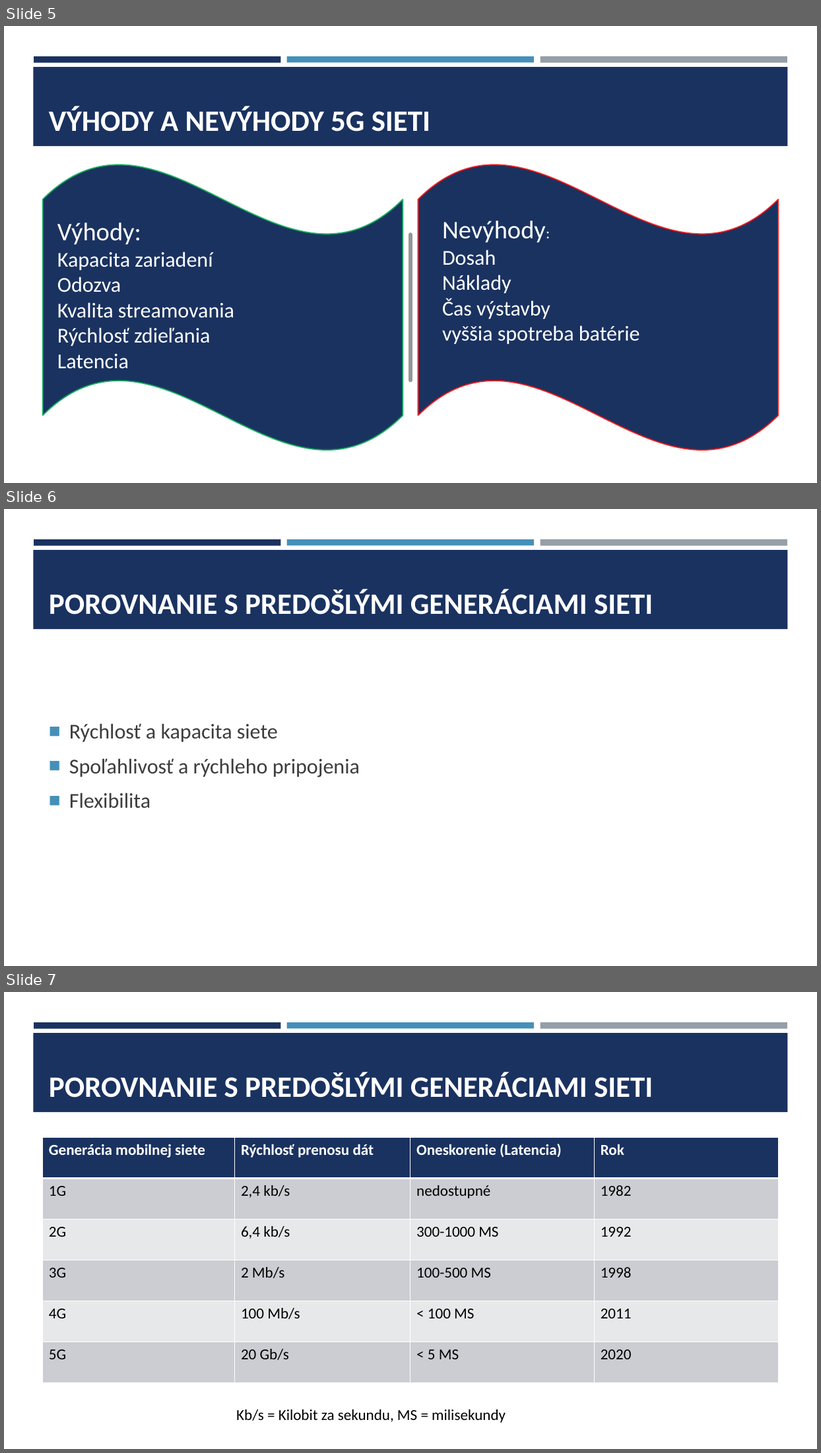
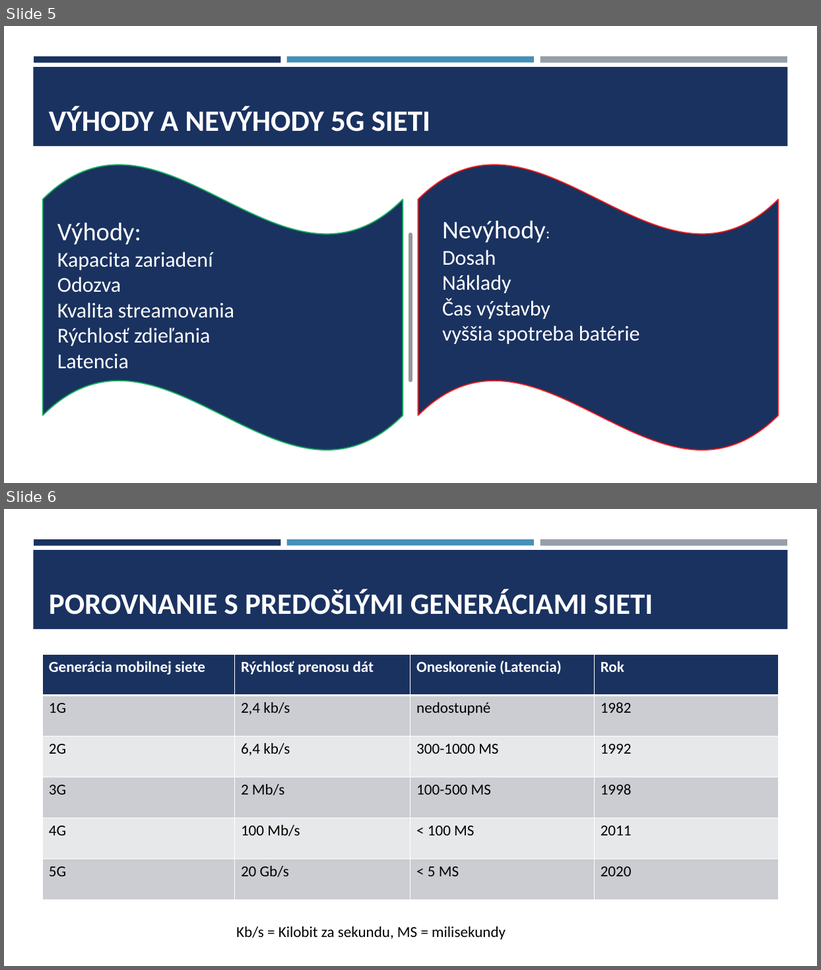
Before and after one commit to Stypec/Rocnikovy-projekt, a slide deck: 5g sieť.pptx. Shown one above the other, each under a label of ours: slides 5, 6 and 7 before the commit, slides 5 and 6 after it. The pictures are 821x1453 and 821x970 pixels, drawn with LibreOffice and Linux fonts; fonts in the diff are those of the drawing. Boxes give left, top, right and bottom in pixels: in the first picture for what was removed or moved away, otherwise in the second. Text is boxed around its words. In the diff, an @@ line names an element or a change of style, - is before the commit and + after.

```diff
--- a/5g sieť.pptx
+++ b/5g sieť.pptx
@@ slide 6 removed at [4,509,817,966], background #FFFFFF; not listed: 4 template elements that a slide beside it also shows @@
@@ title removed at [49,590,653,615] @@
-POROVNANIE S PREDOŠLÝMI GENERÁCIAMI SIETI
@@ text removed at [69,723,360,809] @@
-■ Rýchlosť a kapacita siete
-■ Spoľahlivosť a rýchleho pripojenia
-■ Flexibilita
@@ what was slide 7 is now slide 6 @@
```
Also in this commit, not shown: 1 slide changed, 1 slide added, 1 other slide removed.
